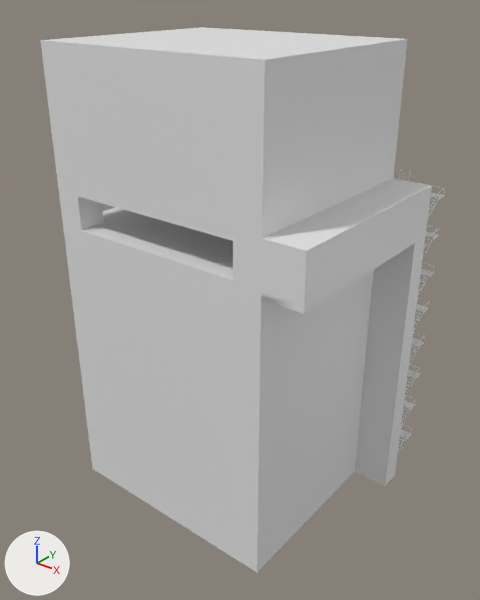
An edit to the FBX model FYP/Assets/Models/BuildingV3T1.fbx, drawn before and after from the same camera.
Both versions are drawn from a camera (50 mm lens) standing at (36.4, -49.0, 67.9) and looking at (-13.1, 13.0, 29.5). Lighting does not change. The marker at lower left points along +X, +Y and +Z. Materials are left out; every surface is plain grey. Where no turn or scale is listed for an object, it has been applied to the vertices. Vertices at the same position are counted once.

The first picture shows 'Scaffold__Short_:Scaffold__Short_:Scaffold__Short_:Scaffold__Short_:Scaffold__Short_:polySurface919'.
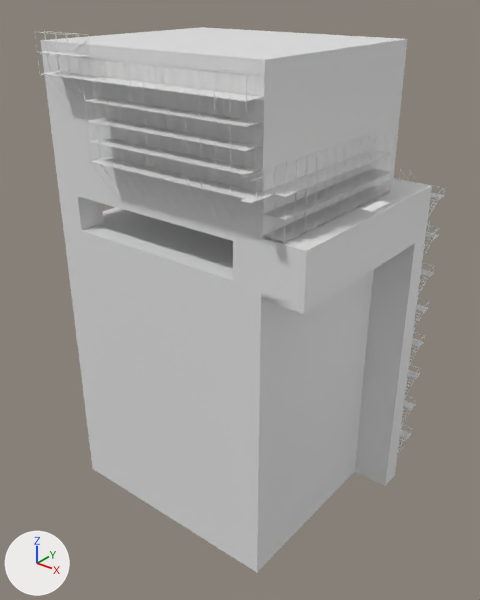
Boxes [x1, y1, x2, y2] around the edits, measured in the pictures (480 x 600 px):
```json
{"object": "Scaffold__Short_:Scaffold__Short_:Scaffold__Short_:Scaffold__Short_:Scaffold__Short_:polySurface919", "change": "reshaped", "before": [40, 27, 445, 572], "after": [35, 27, 445, 572]}
{"part": 1, "of": "me_mesh", "change": "added", "after": [359, 168, 382, 176]}
{"part": 2, "of": "me_mesh", "change": "added", "after": [357, 187, 381, 195]}
{"part": 3, "of": "me_mesh", "change": "added", "after": [366, 189, 390, 197]}
{"part": 4, "of": "me_mesh", "change": "added", "after": [351, 196, 375, 205]}
{"part": 5, "of": "me_mesh", "change": "added", "after": [341, 193, 366, 203]}
{"part": 6, "of": "me_mesh", "change": "added", "after": [35, 31, 396, 243]}
```

Edits to the scene script, one JSON object a line:
```json
{"block": "me_mesh", "where": "# used by ob_scaffold__short__scaffold__short__scaffold__short__scaffold__short__scaffold__short__polysurface919; location = (0.0, 0.0, 0.0)"}
{"op": "remove", "block": "me_mesh", "code": "me_mesh.from_pydata(...)  # 3365 vertices, 2360 faces; spans x -31.7..5.2, y 0.0..33.7, z 0.0..61.5"}
{"op": "add", "block": "me_mesh", "code": "me_mesh.from_pydata(...)  # 21777 vertices, 17422 faces; spans x -31.7..7.9, y -3.6..33.7, z 0.0..62.7"}
{"block": "me_mesh", "change": "me_mesh part 1: a new loose piece, a box spanning x 0.075..1.281, y 18.214..21.787, z 47.477..47.526"}
{"block": "me_mesh", "change": "me_mesh part 2: a new loose piece, a box spanning x 0.075..1.281, y 18.214..21.787, z 45.262..45.311"}
{"block": "me_mesh", "change": "me_mesh part 3: a new loose piece, a box spanning x 1.325..2.53, y 18.177..21.75, z 45.262..45.311"}
{"block": "me_mesh", "change": "me_mesh part 4: a new loose piece, a box spanning x 1.325..2.53, y 14.554..18.127, z 45.262..45.311"}
{"block": "me_mesh", "change": "me_mesh part 5: a new loose piece, a box spanning x 0.075..1.281, y 14.591..18.164, z 45.262..45.311"}
{"block": "me_mesh", "change": "me_mesh part 6: 15476 vertices added at x -29.0..7.9, y -3.6..24.5, z 39.4..62.7"}
{"block": "me_mesh", "change": "me_mesh part 7: the surface is now shaded smooth"}
```
